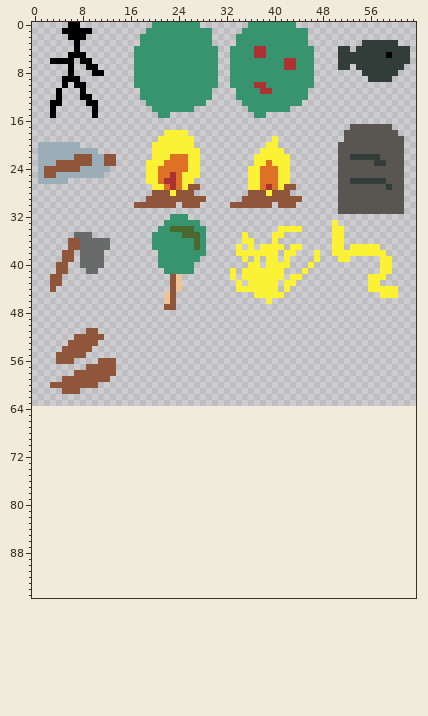
A pixel-art file gets an edit: Assets/textures/game_objects.ase. The picture above was drawn from the file before the commit.
64x64 pixels, 1 frame. The old version is drawn lined up with the new one, on the new canvas.
Now the later version:
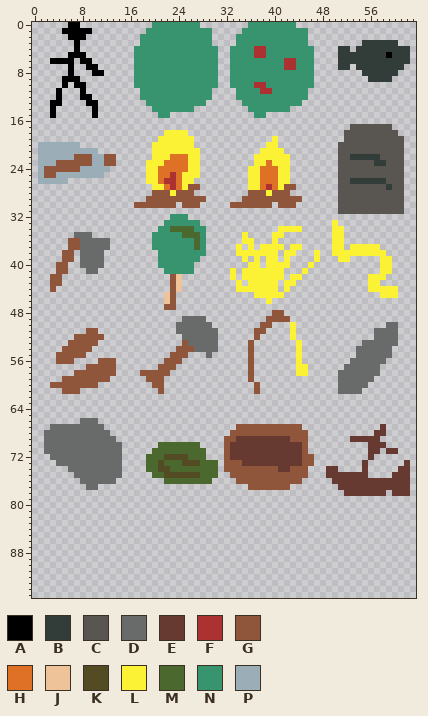
Palette (. is transparent): A #000000  B #323c39  C #595652  D #696a6a  E #663931  F #ac3232  G #8f563b  H #df7126  J #eec39a  K #524b24  L #fbf236  M #4b692f  N #37946e  P #9badb7
What changed:
canvas 64x64 -> 64x96
Changed rows in their new state; - is an unchanged pixel.
first column x 18:
48 ----------------------GG-------------------
49 -------DDDD----------GGGG------------------
50 ------DDDDDD--------GG---L---------------DD
51 ------DDDDDDD------GG----L-------------DDDD
52 -------DDDDDD------G-----L-------------DDDD
53 -------GDDDDD-----G-------L----------DDDDDD
54 ------GGGDDDD-----G-------L---------DDDDDD-
55 -----GGG---D------G-------L---------DDDDDD-
56 ----GGG-----------G-------L--------DDDDDD--
57 ---GGG------------G-------LL------DDDDDD---
58 GGGGG-------------G-------LL-----DDDDDDD---
59 -GGG--------------G--------------DDDDDD----
60 --GG---------------G-------------DDDDD-----
61 ---G---------------G-------------DDDD------
first column x 2:
66 ------DDD----------------------------------------------------
67 -DDDDDDDDD----------------------GGGGGGGGGGG-------------E----
68 DDDDDDDDDDD--------------------GGGGGGGGGGGGG-----------EE----
69 DDDDDDDDDDDD------------------GGEEEEEEEEEGGG-------EEEEE-----
70 DDDDDDDDDDDDD------MMMMMMM----GEEEEEEEEEEEEG----------EEE----
71 DDDDDDDDDDDDD-----MMMMMMMMM---GEEEEEEEEEEEEG----------EE-EE--
72 -DDDDDDDDDDDD----MMMKKKKMMM---GEEEEEEEEEEEEGG---------E------
73 --DDDDDDDDDDD----MMKMMMKKKMMM-GGGEEEEEEEEEEGG--------E------E
74 ----DDDDDDDDD----MMKKMMMMMMMM-GGGGGGGGGEEGGG---EE----E-----EE
75 -----DDDDDDDD-----MMKKKKKKMMM--GGGGGGGGGGGGG---EEEEEEE----EEE
76 ------DDDDDD--------MMMMMMMM----GGGGGGGGGGG-----EEEEEEEEEEEEE
77 -------DD-------------------------GGGGGGG--------EEEEEEEEEEEE
78 --------------------------------------------------EEEEEEE-EEE
Changed places in both pictures, as pixel boxes (x1, y1, x2, y2):
added: (248, 310, 308, 394)
added: (140, 316, 218, 394)
added: (338, 322, 398, 394)
added: (44, 418, 122, 490)
added: (146, 424, 410, 496)
